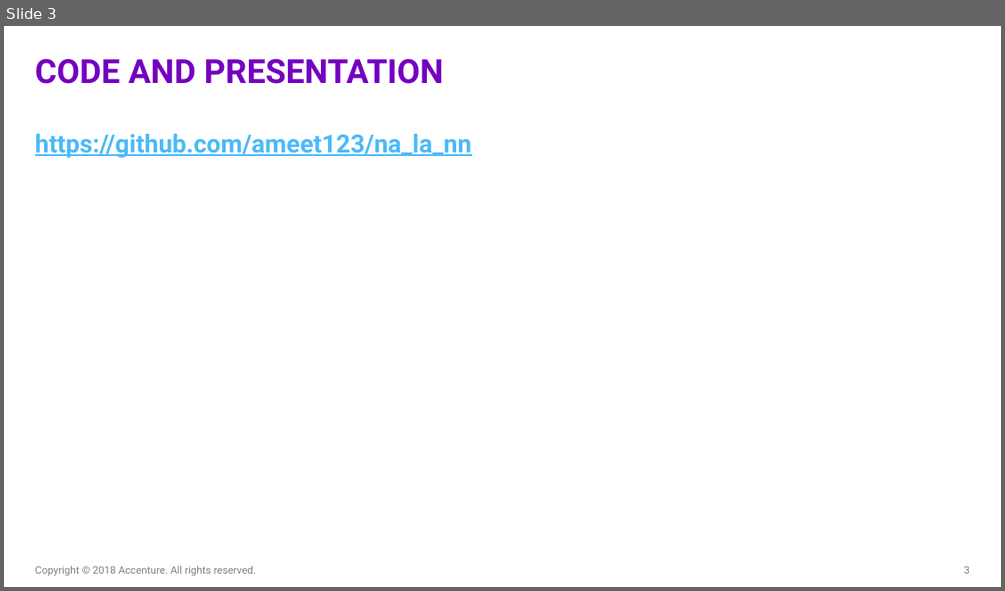
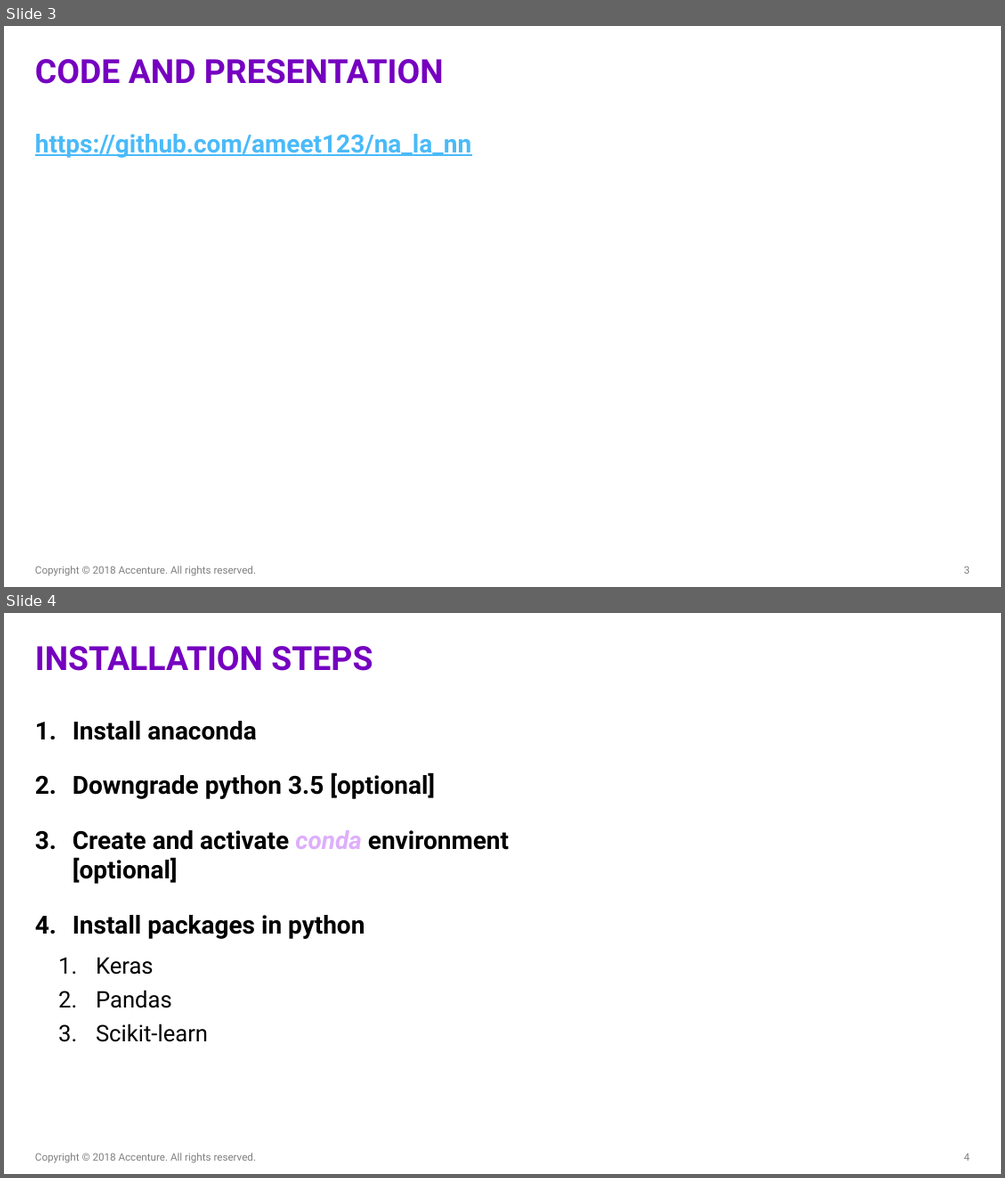
Before and after one commit to ameet123/na_la_nn, a slide deck: FY19 NA-LA.pptx. Shown one above the other, each under a label of ours: slide 3 before the commit, slides 3 and 4 after it. The pictures are 1005x591 and 1005x1178 pixels, drawn with LibreOffice and Linux fonts; fonts in the diff are those of the drawing; background and template pictures are left out. Boxes give left, top, right and bottom in pixels: in the first picture for what was removed or moved away, otherwise in the second. Text is boxed around its words. In the diff, an @@ line names an element or a change of style, - is before the commit and + after.

```diff
--- a/FY19 NA-LA.pptx
+++ b/FY19 NA-LA.pptx
@@ slide 4 added at (4,613,1001,1174), background #FFFFFF @@
@@ title added at (35,646,372,671), 32 pt, text #7500C0, bold @@
+INSTALLATION STEPS
@@ text added at (73,721,509,1042), 24 pt, text #000000, bold @@
+1. Install anaconda
+2. Downgrade python 3.5 [optional]
+3. Create and activate conda environment [optional]
+4. Install packages in python
+  1. Keras
+  2. Pandas
+  3. Scikit-learn
@@ text added at (35,1152,257,1163), 10 pt, text #808080 @@
+Copyright © 2018 Accenture. All rights reserved.
@@ page number added at (963,1153,970,1160), 10 pt, text #808080 @@
+4
```
Also in this commit, not shown: 7 slides changed, 1 other slide added.
